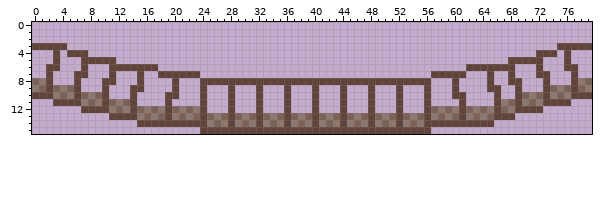
Two states of a sprite sheet, Sprites/Tiles/Walkable/Bridgeforeground.png. The picture above is the old version.
The file is 80x16 pixels.
Once edited:
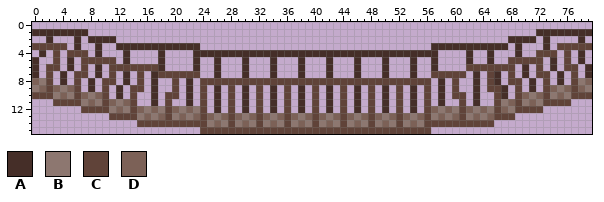
Palette (. is transparent): A #452e28  B #8d7770  C #604339  D #7c6157
The exact change:
@@ x 0..79 @@
  0 ................................................................................
- 1 ................................................................................
- 2 ................................................................................
- 3 CCCCC......................................................................CCCCC
- 4 ...C.CCC................................................................CCC.C...
- 5 ...C...CCCCC........................................................CCCCC...C...
- 6 ..CC...C...CCCCCCC............................................CCCCCCC...C...CC..
- 7 ..C...CC...C...C..CCCCCC.................................CCCCC...C..C...CC...C..
- 8 DBC...C...CC...C....C...CCCCCCCCCCCCCCCCCCCCCCCCCCCCCCCCC...C....C..CC...C...CBD
- 9 BDCDBDC...C...CC....C...C...C...C...C...C...C...C...C...C...C....CC..C...CDBDCDB
-10 CCCBDBCDBDC...C....CC...C...C...C...C...C...C...C...C...C...CC....C..CDBDCBDBCCC
-11 ...CCCCBDBCDBDC....C....C...C...C...C...C...C...C...C...C....C....CBDCBDBCCCC...
-12 .......CCCCBDBCDBDBCDBDBC...C...C...C...C...C...C...C...CDBDBCDBDBCDBCCCC.......
+ 1 AAAAAAAA................................................................AAAAAAAA
+ 2 ..A...A.AAAA........................................................AAAA.A....A.
+ 3 CCCCC.A..A..AAAAAAAAAAAA.................................AAAAAAAAAAA.A...A.CCCCC
+ 4 .A.C.CCC.A...A....A....AAAAAAAAAAAAAAAAAAAAAAAAAAAAAAAAAAA....A..A...A..CCC.C.A.
+ 5 A..C.A.CCCCC.A....A....A..A...A...A...A...A...A...A...A..A....A..A..CCCCC.A.C.A.
+ 6 A.CC.A.C.A.CCCCCCCA....A..A...A...A...A...A...A...A...A..A....CCCCCCC.A.C.A.CC.A
+ 7 A.C.A.CC.A.C.A.C.ACCCCCC..A...A...A...A...A...A...A...A..CCCCC.A.CA.C.A.CC.A.C.A
+ 8 DBC.A.C.A.CC.A.C.A..C.A.CCCCCCCCCCCCCCCCCCCCCCCCCCCCCCCCC.A.C..A.CA.CC.A.C.A.CBD
+ 9 BDCDBDC.A.C.A.CC.A..C.A.C.A.C.A.C.A.C.A.C.A.C.A.C.A.C.A.C.A.C..A.CCA.C.A.CDBDCDB
+10 CCCBDBCDBDC.A.C..A.CC.A.C.A.C.A.C.A.C.A.C.A.C.A.C.A.C.A.C.A.CC.A..CA.CDBDCBDBCCC
+11 ...CCCCBDBCDBDC..A.C..A.C.A.C.A.C.A.C.A.C.A.C.A.C.A.C.A.C.A..C.A..CBDCBDBCCCC...
+12 .......CCCCBDBCDBDBCDBDBC.A.C.A.C.A.C.A.C.A.C.A.C.A.C.A.CDBDBCDBDBCDBCCCC.......
 13 ...........CCCCBDBDCBDBDCDBDCDBDCDBDCDBDCDBDCDBDCDBDCDBDCBDBDCBDBDCCC...........
